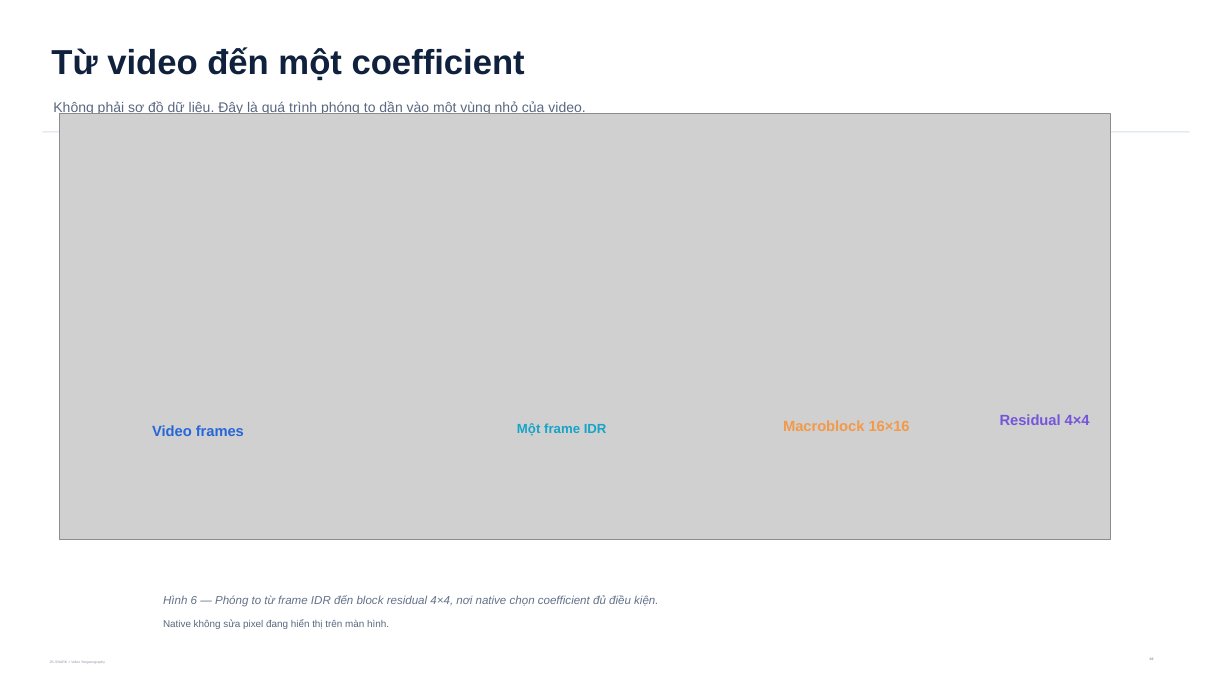
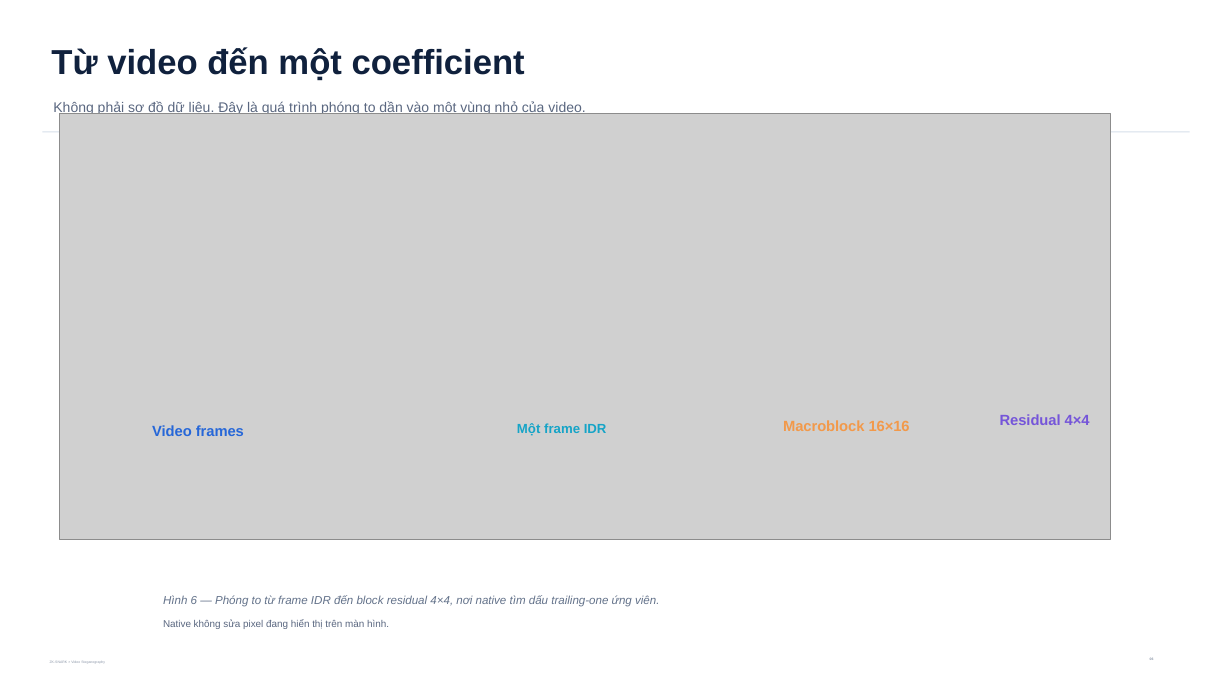
Before and after one commit to Saudadeeee/zk-snark-X-Steganography, a slide deck: slide 6 of VideoLevel/output/presentations/zkstego_computerphile_style_explainer_v24.pptx. Drawn at 1232x693 pixels with LibreOffice and Linux fonts; fonts in the diff are those of the drawing; grey boxes stand for pictures. Boxes give left, top, right and bottom in pixels: in the first picture for what was removed or moved away, otherwise in the second. Text is boxed around its words. In the diff, an @@ line names an element or a change of style, - is before the commit and + after.

```diff
--- a/VideoLevel/output/presentations/zkstego_computerphile_style_explainer_v24.pptx
+++ b/VideoLevel/output/presentations/zkstego_computerphile_style_explainer_v24.pptx
@@ text at <box>163,595,659,607</box>: text changed @@
-Hình 6 — Phóng to từ frame IDR đến block residual 4×4, nơi native chọn coefficient đủ điều kiện.
+Hình 6 — Phóng to từ frame IDR đến block residual 4×4, nơi native tìm dấu trailing-one ứng viên.
```
Also in this commit, not shown: 15 other slides changed, 1 slide added, 1 other file.
